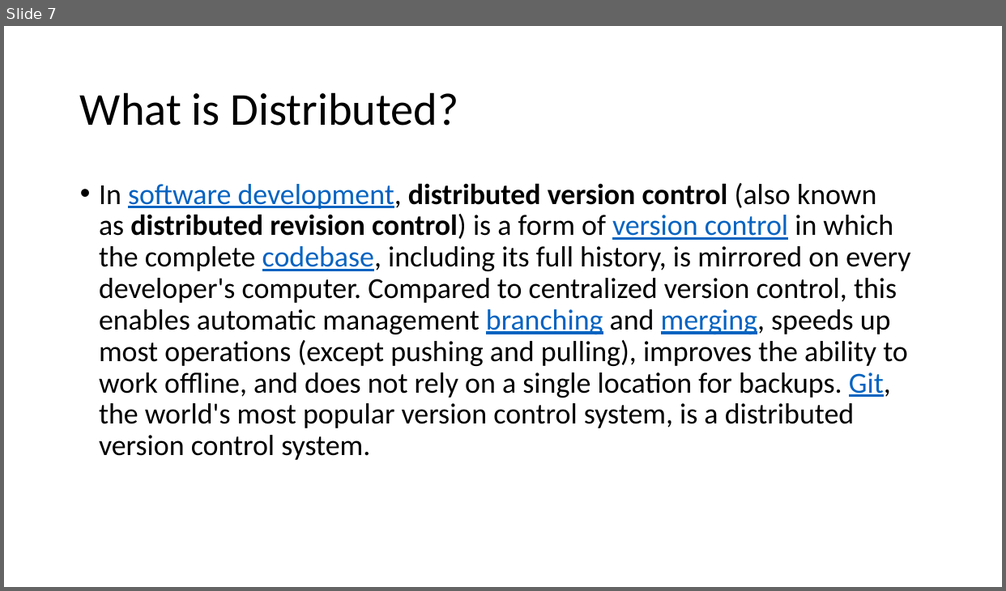
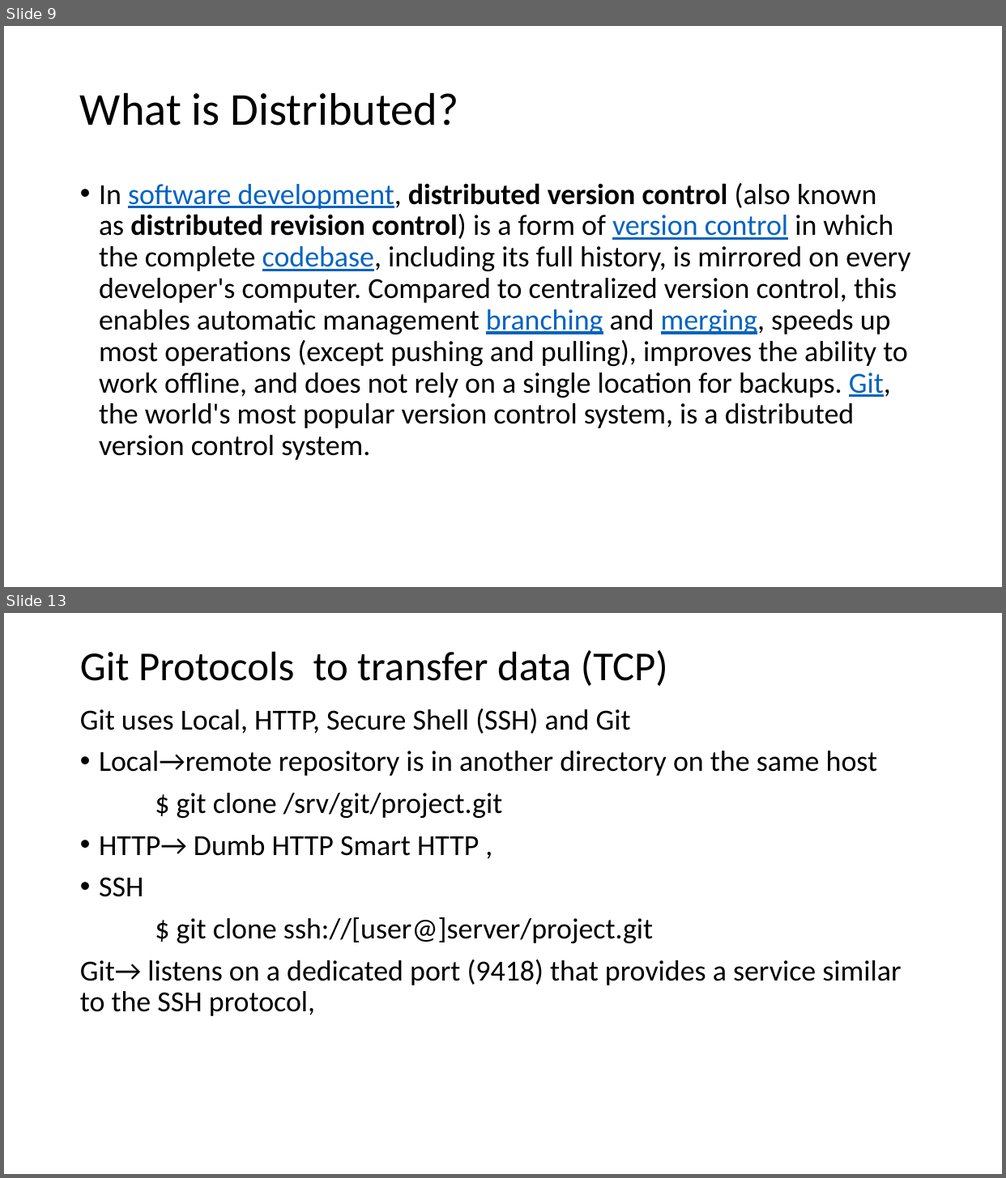
Before and after one commit to mhgulen/Dosyalar, a slide deck: Version Control Protocols.pptx. Shown one above the other, each under a label of ours: slide 7 before the commit, slides 9 and 13 after it; the slides between them are not shown. The pictures are 1006x591 and 1006x1178 pixels, drawn with LibreOffice and Linux fonts; fonts in the diff are those of the drawing. Boxes give left, top, right and bottom in pixels: in the first picture for what was removed or moved away, otherwise in the second. Text is boxed around its words. In the diff, an @@ line names an element or a change of style, - is before the commit and + after.

Commit message:
taransfer protocols

```diff
--- a/Version Control Protocols.pptx
+++ b/Version Control Protocols.pptx
@@ slide 13 added at <box>4,613,1002,1174</box>, background #FFFFFF @@
@@ title added at <box>80,650,668,686</box>, 39.6 pt, text #000000 @@
+Git Protocols to transfer data (TCP)
@@ text added at <box>80,709,901,1016</box>, 28 pt, text #000000 @@
+Git uses Local, HTTP, Secure Shell (SSH) and Git
+• Local→remote repository is in another directory on the same host
+$ git clone /srv/git/project.git
+• HTTP→ Dumb HTTP Smart HTTP ,
+• SSH
+$ git clone ssh://[user@]server/project.git
+Git→ listens on a dedicated port (9418) that provides a service similar to the SSH protocol,
@@ what was slide 7 is now slide 9 @@
```
Also in this commit, not shown: 1 slide changed, 6 other slides added.
